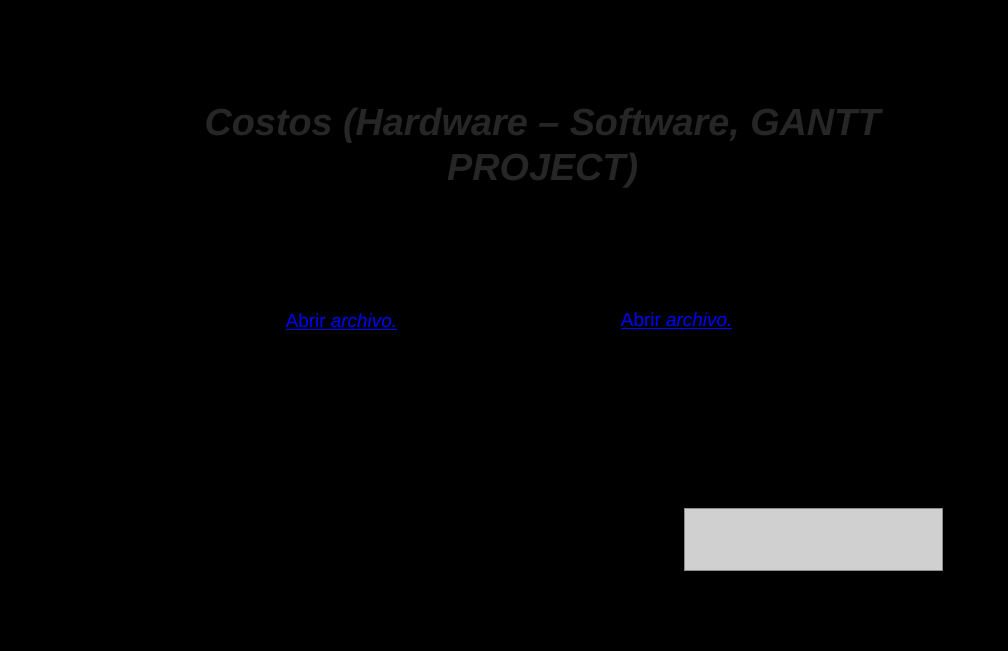
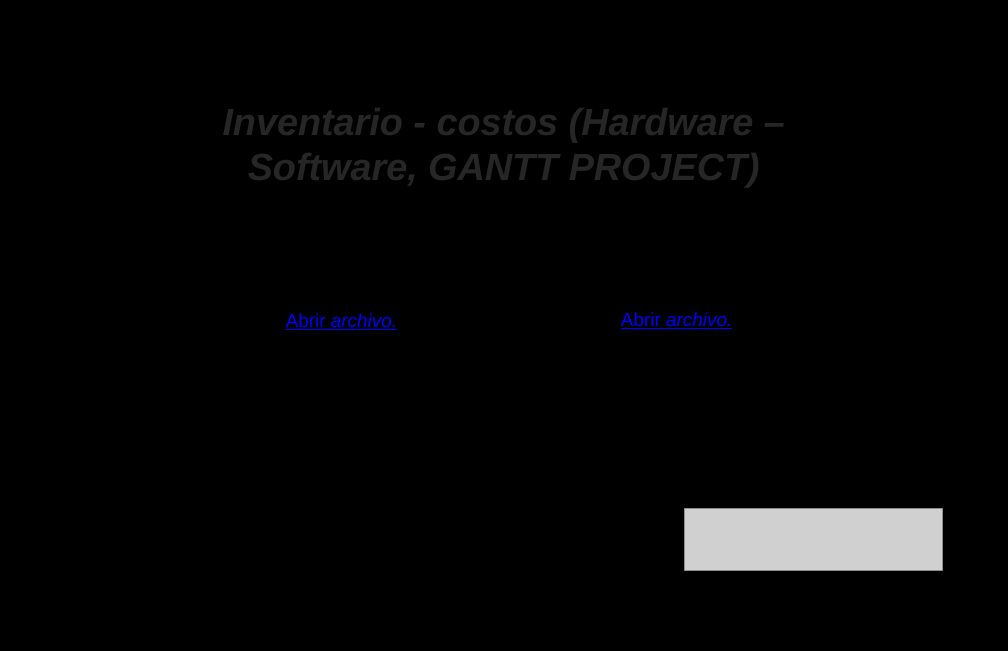
Before and after one commit to Qrlean/Qrlean, a slide deck: slide 12 of 3.Diseño/Presentacion2tri.pptx. Drawn at 1008x651 pixels with LibreOffice and Linux fonts; fonts in the diff are those of the drawing; grey boxes stand for pictures; background and template pictures are left out. Boxes give left, top, right and bottom in pixels: in the first picture for what was removed or moved away, otherwise in the second. Text is boxed around its words. In the diff, an @@ line names an element or a change of style, - is before the commit and + after.

```diff
--- a/3.Diseño/Presentacion2tri.pptx
+++ b/3.Diseño/Presentacion2tri.pptx
@@ title at [223,101,760,189]: text changed @@
-Costos (Hardware – Software, GANTT PROJECT)
+Inventario - costos (Hardware – Software, GANTT PROJECT)
```
Also in this commit, not shown: 2 other slides changed, 2 other files.
